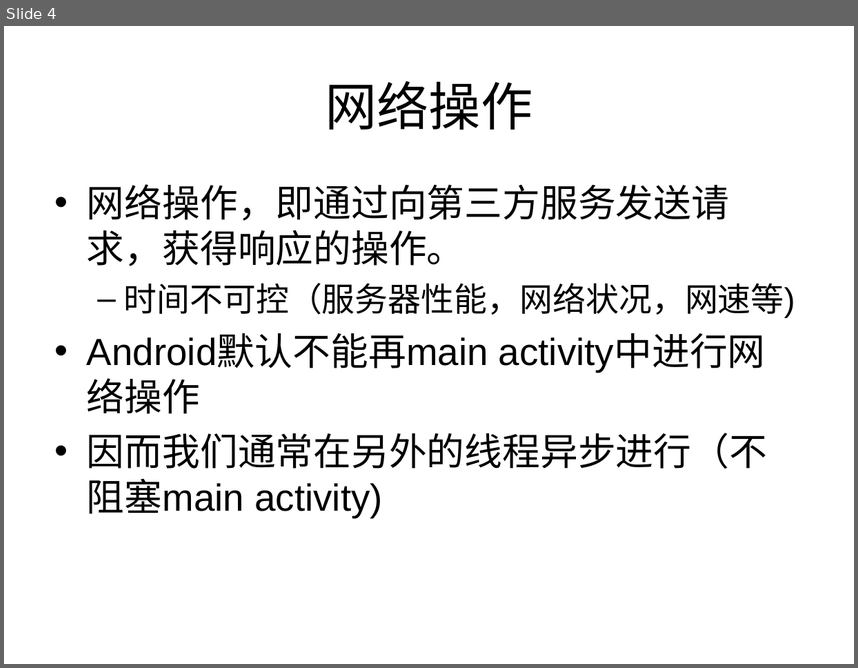
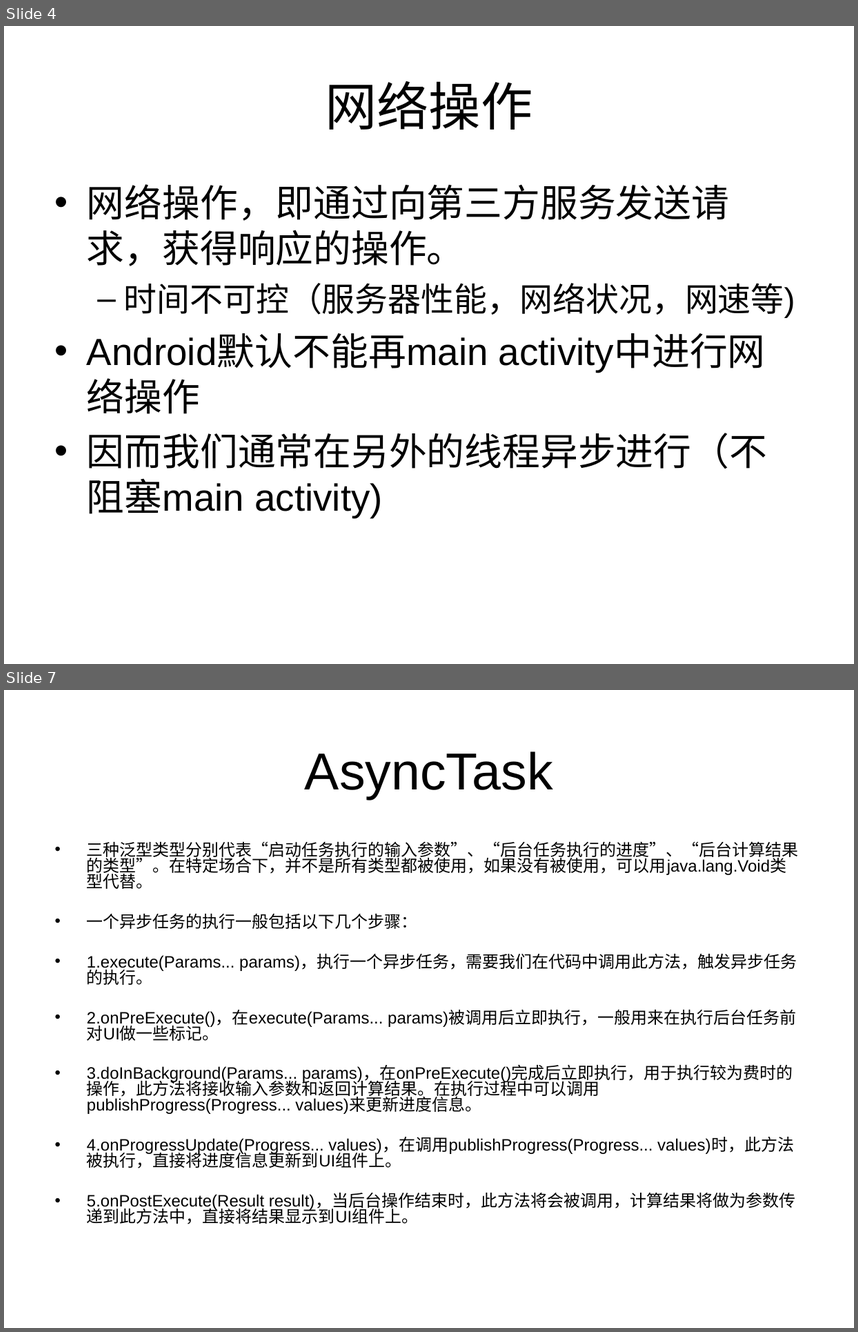
Before and after one commit to zhutao2015/JavaCourse, a slide deck: Android/lesson6-network/network.ppt. Shown one above the other, each under a label of ours: slide 4 before the commit, slides 4 and 7 after it; the slides between them are not shown. The pictures are 858x668 and 858x1332 pixels, drawn with LibreOffice and Linux fonts; fonts in the diff are those of the drawing. Boxes give left, top, right and bottom in pixels: in the first picture for what was removed or moved away, otherwise in the second. Text is boxed around its words. In the diff, an @@ line names an element or a change of style, - is before the commit and + after.

Commit message:
new ppt

```diff
--- a/Android/lesson6-network/network.ppt
+++ b/Android/lesson6-network/network.ppt
@@ slide 7 added at (4,690,854,1328), background #FFFFFF @@
@@ title added at (305,751,553,799), 44 pt, text #000000 @@
+AsyncTask
@@ text added at (87,842,799,1224), 14 pt, text #000000 @@
+• 三种泛型类型分别代表“启动任务执行的输入参数”、“后台任务执行的进度”、“后台计算结果的类型”。在特定场合下，并不是所有类型都被使用，如果没有被使用，可以用java.lang.Void类型代替。
+• 一个异步任务的执行一般包括以下几个步骤：
+• 1.execute(Params... params)，执行一个异步任务，需要我们在代码中调用此方法，触发异步任务的执行。
+• 2.onPreExecute()，在execute(Params... params)被调用后立即执行，一般用来在执行后台任务前对UI做一些标记。
+• 3.doInBackground(Params... params)，在onPreExecute()完成后立即执行，用于执行较为费时的操作，此方法将接收输入参数和返回计算结果。在执行过程中可以调用publishProgress(Progress... values)来更新进度信息。
+• 4.onProgressUpdate(Progress... values)，在调用publishProgress(Progress... values)时，此方法被执行，直接将进度信息更新到UI组件上。
+• 5.onPostExecute(Result result)，当后台操作结束时，此方法将会被调用，计算结果将做为参数传递到此方法中，直接将结果显示到UI组件上。
```
Also in this commit, not shown: 2 other slides added, 1 slide removed, 1 other file.
